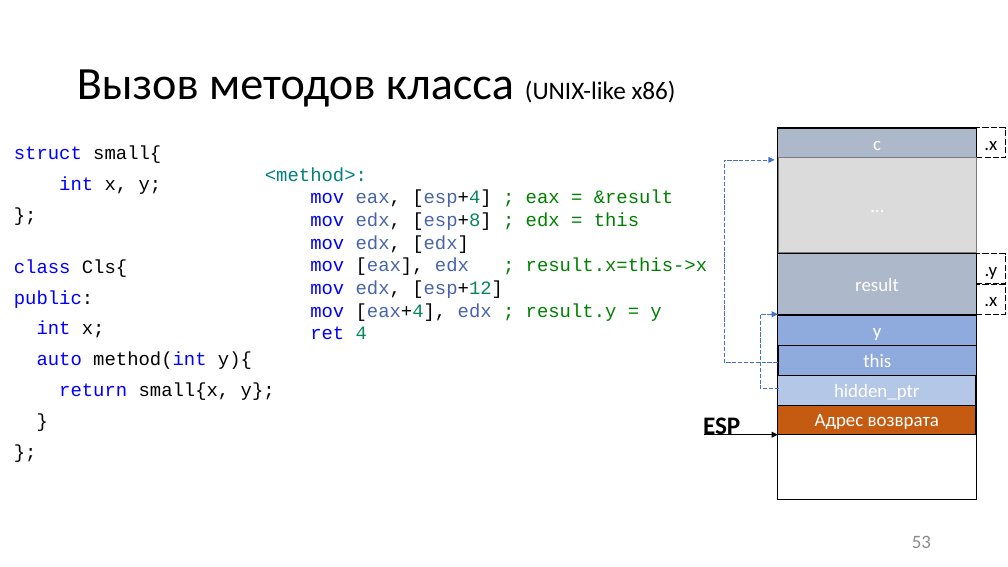
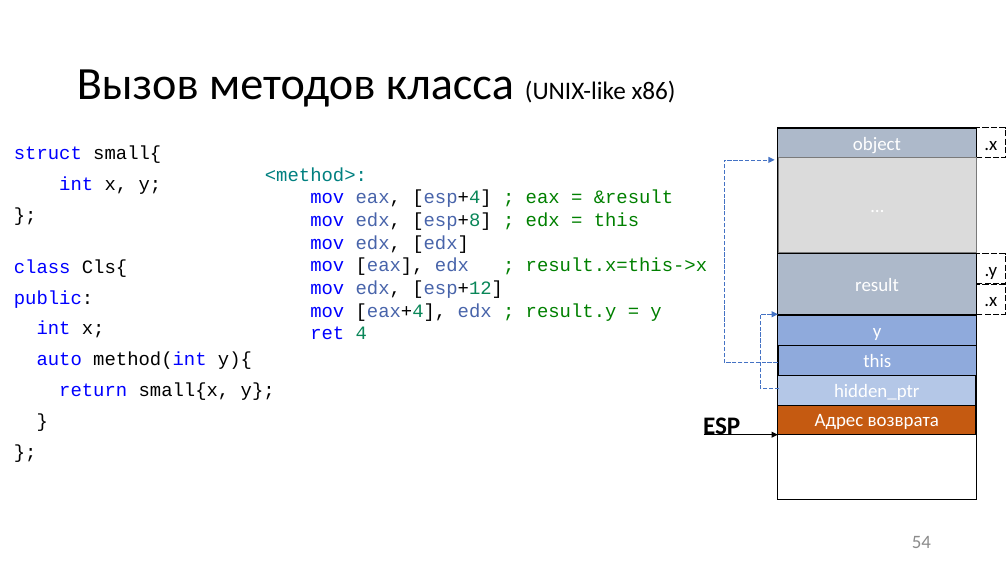
Before and after one commit to itsecd/low-level-programming, a slide deck: slide 54 of Lectures/3.Calling_conventions/Lecture3.pptx (slide 53 before the commit). Drawn at 1008x567 pixels with LibreOffice and Linux fonts; fonts in the diff are those of the drawing. Boxes give left, top, right and bottom in pixels: in the first picture for what was removed or moved away, otherwise in the second. Text is boxed around its words. In the diff, an @@ line names an element or a change of style, - is before the commit and + after.

```diff
--- a/Lectures/3.Calling_conventions/Lecture3.pptx
+++ b/Lectures/3.Calling_conventions/Lecture3.pptx
@@ text in rectangle at bbox=[853, 137, 901, 153]: text changed @@
-c
+object
@@ page number at bbox=[912, 536, 931, 548]: text changed @@
-53
+54
```
Also in this commit, not shown: 17 other slides changed, 1 slide added, 9 other files.
